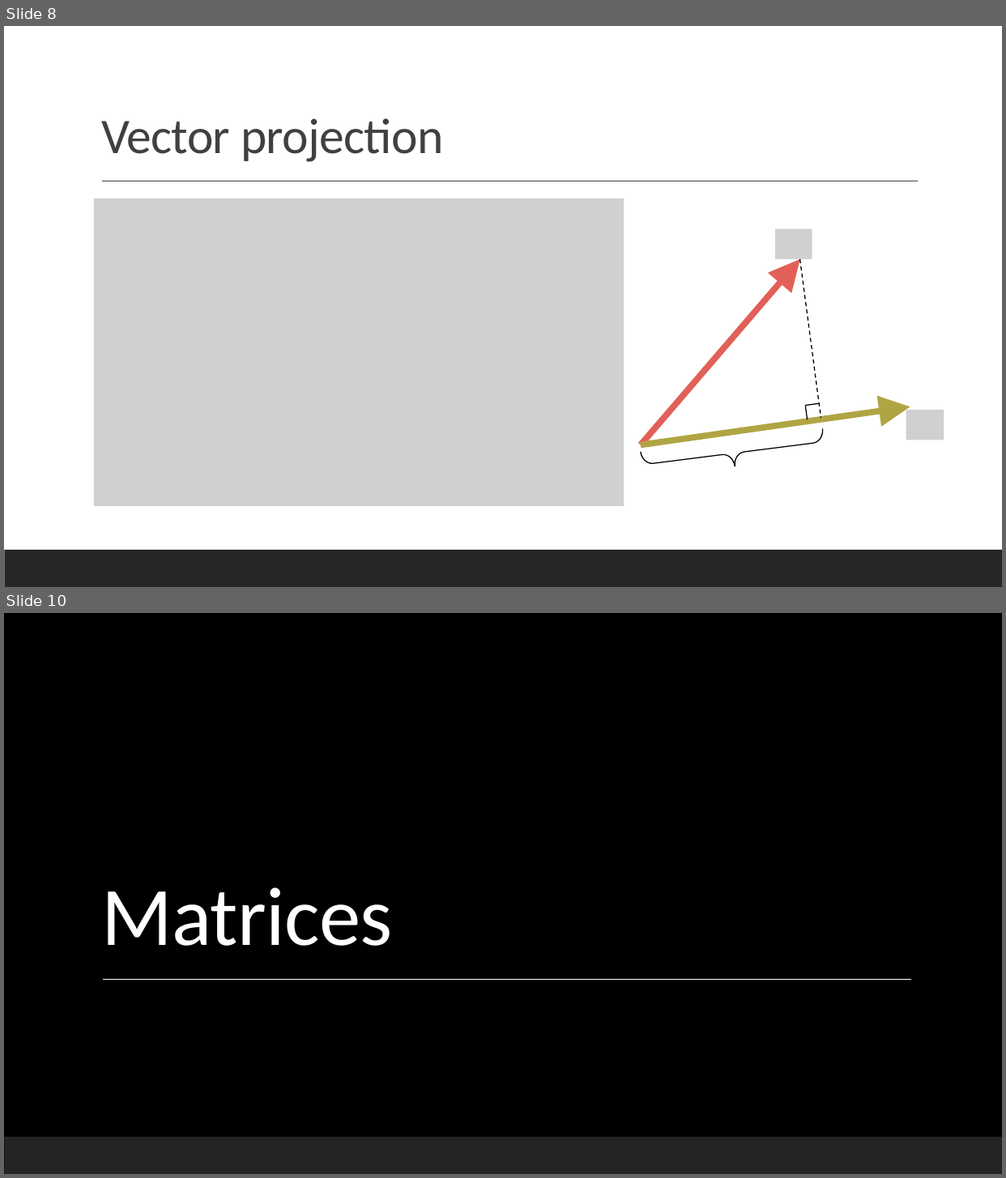
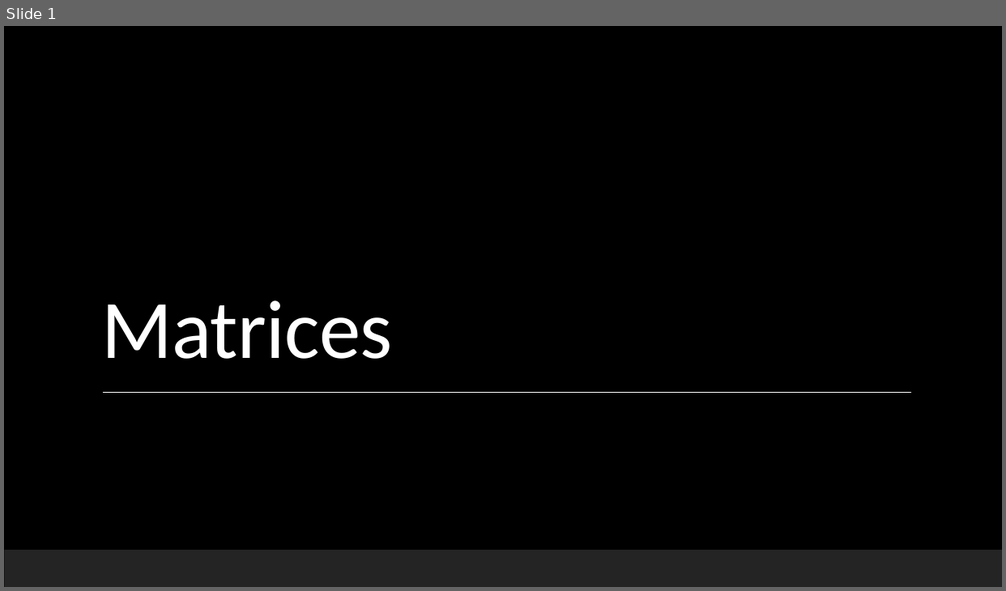
Before and after one commit to Falmouth-Games-Academy/bsc-course-materials, a slide deck: COMP270/03/2020-21-COMP270-03-lecture-materials.pptx. Shown one above the other, each under a label of ours: slides 8 and 10 before the commit, slide 1 after it; the slides between them are not shown. The pictures are 1006x1178 and 1006x591 pixels, drawn with LibreOffice and Linux fonts; fonts in the diff are those of the drawing; grey boxes stand for pictures; background and template pictures are left out. Boxes give left, top, right and bottom in pixels: in the first picture for what was removed or moved away, otherwise in the second. Text is boxed around its words. In the diff, an @@ line names an element or a change of style, - is before the commit and + after.

```diff
--- a/COMP270/03/2020-21-COMP270-03-lecture-materials.pptx
+++ b/COMP270/03/2020-21-COMP270-03-lecture-materials.pptx
@@ slide 8 removed at [4, 26, 1002, 587], background #FFFFFF @@
@@ title removed at [101, 118, 443, 162] @@
-Vector projection
@@ line removed from (102, 182) to (918, 182) @@
@@ picture removed at [94, 199, 624, 506] @@
@@ picture removed at [775, 228, 812, 258] @@
@@ arrow removed from (641, 446) to (800, 259) @@
@@ line removed from (799, 259) to (820, 418) @@
@@ arrow removed from (641, 446) to (910, 407) @@
@@ line removed from (819, 404) to (806, 406) @@
@@ line removed from (806, 406) to (808, 420) @@
@@ picture removed at [906, 410, 944, 440] @@
@@ left brace removed at [641, 429, 826, 478] @@
@@ rectangle removed at [4, 550, 1002, 587] @@
@@ what was slide 10 is now slide 1 @@
```
Also in this commit, not shown: 8 other slides removed, 31 other files.
